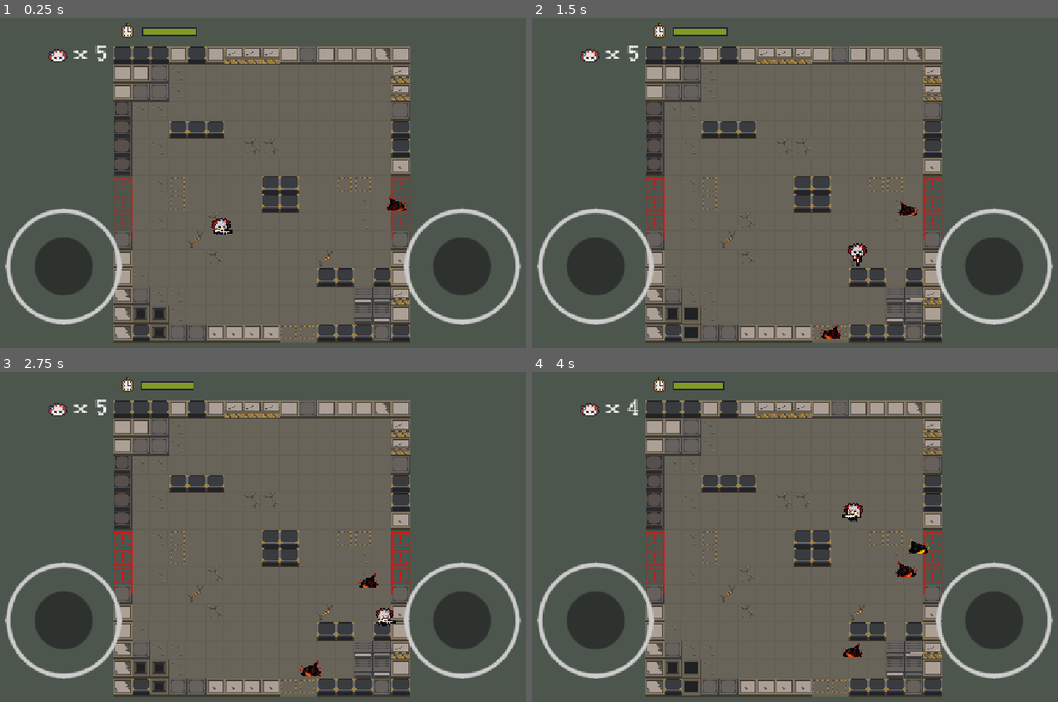
Above: before the commit, frames 1-4 (two rows, left to right).
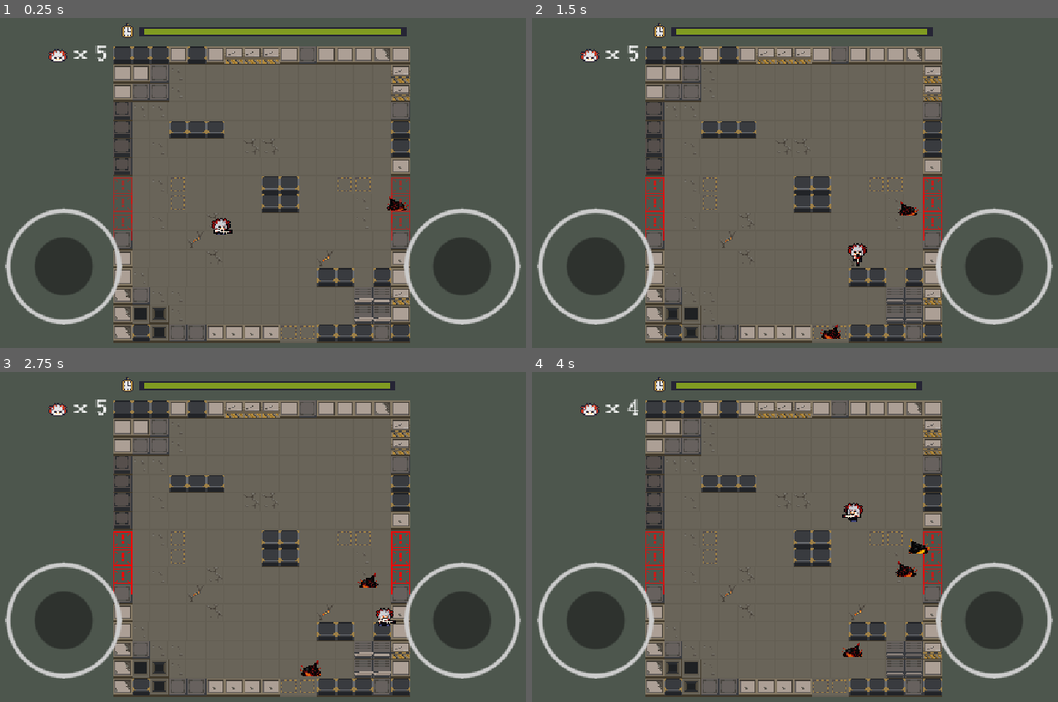
Above: after the commit, the same moments.

Repository: Volcanione/godotDemo
Game: Godot game, scene res://scene/main.tscn
Same seed, same stepped clock (60 frames per second), same inputs: the game is played once before the commit and once after it.
Inputs:
- Up to frame 1 (0.25 s): no input
- Up to frame 2 (1.5 s): hold D (move_right) 0.53-1.28 s; hold S (move_down) from 1.28 s (still down)
- Up to frame 3 (2.75 s): release S (move_down) at 2.03 s; hold D (move_right) from 2.03 s (still down)
- Up to frame 4 (4 s): release D (move_right) at 2.78 s; hold W (move_up) 2.78-3.53 s; hold A (move_left) from 3.53 s (still down)

The runs differ from the first frame. In frame 1, 1.3% of the frame differs, in the area x 21-78%, y 2-97%; in frame 2, 1.2%; in frame 3, 1.2%; in frame 4, 1.2%.

Commit message:
feat:更新音效

Diff:
--- a/scene/Character.tscn
+++ b/scene/Character.tscn
@@ -4,6 +4,9 @@
 [ext_resource type="Texture2D" uid="uid://b2xwr77qga122" path="res://resources/texture/W.png" id="1_g4qg5"]
 [ext_resource type="Shader" uid="uid://dif3areiibqiw" path="res://scene/blink.gdshader" id="2_6ar16"]
 [ext_resource type="Texture2D" uid="uid://dalftdr3wuboa" path="res://resources/texture/浮游炮.png" id="2_brl04"]
+[ext_resource type="AudioStream" uid="uid://bgxfkqqdgfdiw" path="res://resources/audio/Cowboy_gunshot.wav" id="5_v815p"]
+[ext_resource type="AudioStream" uid="uid://dlql08wwg6513" path="res://resources/audio/Cowboy_Footstep.wav" id="6_0t8wp"]
+[ext_resource type="AudioStream" uid="uid://40s4gkwce1nq" path="res://resources/audio/cowboy_powerup.wav" id="7_5onbe"]
 
 [sub_resource type="ShaderMaterial" id="ShaderMaterial_0ha60"]
 shader = ExtResource("2_6ar16")
@@ -397,3 +400,14 @@
 shape = SubResource("CircleShape2D_kdbqx")
 
 [node name="ShootingTimer" type="Timer" parent="." unique_id=884232570]
+
+[node name="AudioContainer" type="Node" parent="." unique_id=502725351]
+
+[node name="ShootSfxPlayer" type="AudioStreamPlayer" parent="AudioContainer" unique_id=1687933478]
+stream = ExtResource("5_v815p")
+
+[node name="MoveSfxPlayer" type="AudioStreamPlayer" parent="AudioContainer" unique_id=68148029]
+stream = ExtResource("6_0t8wp")
+
+[node name="PickupSfxPlayer" type="AudioStreamPlayer" parent="AudioContainer" unique_id=2063318739]
+stream = ExtResource("7_5onbe")
--- a/scene/enemy.tscn
+++ b/scene/enemy.tscn
@@ -2,6 +2,9 @@
 
 [ext_resource type="Script" uid="uid://ngcc7i8qmn14" path="res://script/enemy.gd" id="1_f87vc"]
 [ext_resource type="Shader" uid="uid://dif3areiibqiw" path="res://scene/blink.gdshader" id="1_h08p8"]
+[ext_resource type="AudioStream" uid="uid://cfirgar5pcrdh" path="res://resources/audio/cowboy_explosion.wav" id="3_yvcfn"]
+[ext_resource type="AudioStream" uid="uid://dx86rvqfdk3tj" path="res://resources/audio/cowboy_monsterhit.wav" id="4_ulb22"]
+[ext_resource type="AudioStream" uid="uid://dphygxnu7d4rw" path="res://resources/audio/cowboy_monsterdie.wav" id="5_1e552"]
 
 [sub_resource type="ShaderMaterial" id="ShaderMaterial_f87vc"]
 resource_local_to_scene = true
@@ -52,3 +55,14 @@
 
 [node name="CollisionShape2D" type="CollisionShape2D" parent="ExplosionArea" unique_id=1493329002]
 shape = SubResource("CircleShape2D_8u16h")
+
+[node name="AudioContainer" type="Node" parent="." unique_id=25055180]
+
+[node name="ExplodeSfxPlayer" type="AudioStreamPlayer" parent="AudioContainer" unique_id=434004408]
+stream = ExtResource("3_yvcfn")
+
+[node name="HitSfxPlayer" type="AudioStreamPlayer" parent="AudioContainer" unique_id=950826982]
+stream = ExtResource("4_ulb22")
+
+[node name="DieSfxPlayer" type="AudioStreamPlayer" parent="AudioContainer" unique_id=1392434481]
+stream = ExtResource("5_1e552")
--- a/scene/main.tscn
+++ b/scene/main.tscn
@@ -6,7 +6,9 @@
 [ext_resource type="PackedScene" uid="uid://ctc2dmbihlxq0" path="res://scene/Character.tscn" id="3_wp4xf"]
 [ext_resource type="Texture2D" uid="uid://b7j63b4lp4jnl" path="res://resources/texture/道具ui.png" id="6_p1hux"]
 [ext_resource type="FontFile" uid="uid://21aju0xfx2ue" path="res://resources/font/IPix.ttf" id="7_of57s"]
+[ext_resource type="AudioStream" uid="uid://bj2htu0b354ai" path="res://resources/audio/Cowboy_Secret.wav" id="8_b5f6u"]
 [ext_resource type="PackedScene" uid="uid://d05llp8d0spya" path="res://scene/canvas_layer.tscn" id="8_of57s"]
+[ext_resource type="AudioStream" uid="uid://bhg2b43n2dgi3" path="res://resources/audio/cowboy_dead.wav" id="9_tqoya"]
 
 [sub_resource type="TileSetAtlasSource" id="TileSetAtlasSource_v0l8b"]
 texture = ExtResource("1_itxqv")
@@ -96,6 +98,10 @@
 a = Vector2(256, 0)
 b = Vector2(256, 256)
 
+[sub_resource type="AtlasTexture" id="AtlasTexture_jn5wx"]
+atlas = ExtResource("6_p1hux")
+region = Rect2(16, 6, 48, 7)
+
 [node name="Main" type="Node2D" unique_id=377028007]
 script = ExtResource("1_0ha60")
 
@@ -179,9 +185,9 @@
 region_rect = Rect2(3, 2, 11, 13)
 
 [node name="TimeBar" type="Sprite2D" parent="HUDlayer" unique_id=855954231]
-position = Vector2(48, -13)
-texture = ExtResource("6_p1hux")
-region_enabled = true
+position = Vector2(138.0625, -13)
+scale = Vector2(4.8307285, 1)
+texture = SubResource("AtlasTexture_jn5wx")
 region_rect = Rect2(16, 6, 48, 7)
 
 [node name="ResultDialog" type="AcceptDialog" parent="." unique_id=1824735395]
@@ -192,3 +198,17 @@
 size = Vector2i(200, 100)
 unresizable = true
 ok_button_text = "好了"
+
+[node name="AudioContainer" type="Node" parent="." unique_id=1954073862]
+
+[node name="BgmPlayer" type="AudioStreamPlayer" parent="AudioContainer" unique_id=124225025]
+stream = ExtResource("8_b5f6u")
+autoplay = true
+
+[node name="ResultWinSfxPlayer" type="AudioStreamPlayer" parent="AudioContainer" unique_id=1064082705]
+process_mode = 2
+stream = ExtResource("8_b5f6u")
+
+[node name="ResultLoseSfxPlayer" type="AudioStreamPlayer" parent="AudioContainer" unique_id=1519752703]
+process_mode = 2
+stream = ExtResource("9_tqoya")
--- a/script/character.gd
+++ b/script/character.gd
@@ -18,6 +18,9 @@
 @onready var armed_ecefft_sprite: AnimatedSprite2D = $ArmedEcefftSprite2D
 # 射击计时器，只负责限制开火频率
 @onready var shooting_timer: Timer = $ShootingTimer
+@onready var shoot_sfx_player: AudioStreamPlayer = $AudioContainer/ShootSfxPlayer
+@onready var move_sfx_player: AudioStreamPlayer = $AudioContainer/MoveSfxPlayer
+@onready var pickup_sfx_player: AudioStreamPlayer = $AudioContainer/PickupSfxPlayer
 
 # 当前朝向后缀，对应动画名中的 up/down/left/right
 var facing_suffix: StringName = &"right"
@@ -84,15 +87,18 @@
 
 	if is_dead:
 		velocity = Vector2.ZERO
+		_set_move_sfx_active(false)
 		return
 
 	# 读取四个方向的输入，并得到标准化后的八方向输入向量
 	var move_input := Input.get_vector("move_left","move_right","move_up","move_down")
 	var shoot_input := Input.get_vector("shoot_left","shoot_right","shoot_up","shoot_down")
+	var is_moveing := move_input != Vector2.ZERO
 
 	#CharacterBody2D 通过 veloctiy 配合move_and_slide() 完成移动
 	velocity = move_input * _get_effective_move_speed()
 	move_and_slide()
+	_set_move_sfx_active(is_moveing)
 
 	if current_shot_pattern == PickupConfig.ShotPattern.SPIRAL:
 		_try_auto_spiral_shoot()
@@ -139,7 +145,9 @@
 		return
 
 	var shoot_direction := shoot_input.normalized()
-	_fire_bullets(shoot_direction)
+	var has_spawned_bullet := _fire_bullets(shoot_direction)
+	if has_spawned_bullet:
+		Tools.play_sfx(shoot_sfx_player)
 	shooting_timer.start(_get_effective_fire_interval())
 
 
@@ -186,6 +194,8 @@
 
 	if should_refresh_shooting_timer:
 		_refresh_shooting_timer_wait_time()
+	if applied:
+		Tools.play_sfx(pickup_sfx_player)
 
 	return applied
 
@@ -273,7 +283,9 @@
 		return
 
 	var spiral_direction := Vector2.RIGHT.rotated(spiral_phase)
-	_fire_bullets(spiral_direction)
+	var has_spawned_bullet := _fire_bullets(spiral_direction)
+	if has_spawned_bullet:
+		Tools.play_sfx(shoot_sfx_player)
 	shooting_timer.start(_get_effective_fire_interval())
 
 
@@ -372,6 +384,7 @@
 	invincibility_time_left = 0.0
 	_set_hurt_blink_enabled(false)
 	shooting_timer.stop()
+	_set_move_sfx_active(false)
 	armed_ecefft_sprite.visible = false
 	armed_ecefft_sprite.stop()
 
@@ -407,6 +420,41 @@
 	if armed_ecefft_sprite.sprite_frames.has_animation(&"default"):
 		armed_ecefft_sprite.play(&"default")
 
+
+#主场景在结算时可调用整个接口，统一关闭玩家仍在播放的音效
+func stop_runtime_audio()->void:
+	_set_move_sfx_active(false)
+	if shoot_sfx_player != null and shoot_sfx_player.playing:
+		shoot_sfx_player.stop()
+	if pickup_sfx_player != null and pickup_sfx_player.playing:
+		pickup_sfx_player.stop()
+
+
+#根据移动状态启停移动音效
+func _set_move_sfx_active(active:bool) -> void:
+	if move_sfx_player == null or move_sfx_player.stream == null:
+		return
+
+	if active:
+		if not move_sfx_player.playing:
+			move_sfx_player.play()
+		return
+
+	if move_sfx_player.playing:
+		move_sfx_player.stop()
+
+
+#一次性音效统一使用播放逻辑，避免快速触发时无法从头开始
+#func _play_sfx(audio_player:AudioStreamPlayer) -> void:
+	#if audio_player == null or audio_player.stream == null:
+		#return
+	#
+	#
+	#audio_player.stop()
+	#audio_player.play()
+
+
+
 # 将任意二维向量映射转为四方向动画
 # 对角输入会优先取绝对值更大的轴，避免再四方向动画里出现歧义
 func _vector_to_facing_suffix(direction:Vector2) -> StringName:
--- a/script/enemy.gd
+++ b/script/enemy.gd
@@ -27,6 +27,9 @@
 @onready var touch_damage_shape: CollisionShape2D = $TouchDamageArea/CollisionShape2D
 @onready var explosion_area: Area2D = $ExplosionArea
 @onready var explosion_shape: CollisionShape2D = $ExplosionArea/CollisionShape2D
+@onready var explode_sfx_player: AudioStreamPlayer = $AudioContainer/ExplodeSfxPlayer
+@onready var hit_sfx_player: AudioStreamPlayer = $AudioContainer/HitSfxPlayer
+@onready var die_sfx_player: AudioStreamPlayer = $AudioContainer/DieSfxPlayer
 
 
 #当前追踪的玩家对象，有敌人管理器在生成时注入
@@ -83,6 +86,7 @@
 		return true
 
 	_start_hurt_blink()
+	Tools.play_sfx(hit_sfx_player)
 
 	return true
 
@@ -259,6 +263,8 @@
 		queue_free()
 		return
 
+	Tools.play_sfx(die_sfx_player)
+
 	if _play_death_sequence_animation(config.death_animation_name,DeathSequenceStage.DEATH):
 		return
 
@@ -281,6 +287,7 @@
 		return
 
 	_try_apply_explosion_damage()
+	Tools.play_sfx(explode_sfx_player)
 
 	if _play_death_sequence_animation(config.explosion_animation_name,DeathSequenceStage.EXPLOSION):
 		return
--- a/script/game.gd
+++ b/script/game.gd
@@ -44,6 +44,9 @@
 @onready var life_count_label: Label = $HUDlayer/LifeCountLabel
 @onready var time_bar: Sprite2D = $HUDlayer/TimeBar
 @onready var result_dialog: AcceptDialog = $ResultDialog
+@onready var bgm_player: AudioStreamPlayer = $AudioContainer/BgmPlayer
+@onready var result_win_sfx_player: AudioStreamPlayer = $AudioContainer/ResultWinSfxPlayer
+@onready var result_lose_sfx_player: AudioStreamPlayer = $AudioContainer/ResultLoseSfxPlayer
 
 
 # 随机数生成器，专门用于挑选出生点和敌人配置
@@ -167,6 +170,8 @@
 	is_result_displayed = true
 	result_dialog.title = result_title
 	result_dialog.dialog_text = result_massage
+
+	_play_result_audio(result_title)
 	_stop_world()
 	result_dialog.popup_centered()
 
@@ -178,8 +183,31 @@
 # 统一停止刷怪，冻结场景树，让结算窗口成为唯一可交互内容
 func _stop_world() -> void:
 	enemy_spawn_timer.stop()
+	player.stop_runtime_audio()
 	Engine.time_scale = 0.0
 	get_tree().paused = true
+
+
+# 结算前先停止背景音乐，再播放时对应的胜利或失败音效
+func _play_result_audio(result_title:String) -> void:
+	if bgm_player.playing:
+		bgm_player.stop()
+
+	if result_title == RESULT_TITLE_WIN:
+		Tools.play_sfx(result_win_sfx_player)
+		return
+
+	if result_title == RESULT_TITLE_LOSE:
+		Tools.play_sfx(result_lose_sfx_player)
+
+
+#一次性音效统一使用“停止后重新播放”的方式，保证重复触发时能从头开始
+#func _play_sfx(audio_player:AudioStreamPlayer) -> void:
+	#if audio_player == null or audio_player.stream == null:
+		#return
+		#
+	#audio_player.stop()
+	#audio_player.play()
 
 #结算窗口的所有关闭路径都统一结束游戏，保持单局流程最简
 func _on_result_dialog_exit_requested() -> void:
--- /dev/null
+++ b/script/tools.gd
@@ -0,0 +1,11 @@
+extends Node
+class_name  Tools
+
+
+#一次性音效统一使用播放逻辑，避免快速触发时无法从头开始
+static func play_sfx(audio_player:AudioStreamPlayer) -> void:
+	if audio_player == null or audio_player.stream == null:
+		return
+
+	audio_player.stop()
+	audio_player.play()
Not shown, added: script/tools.gd.uid
